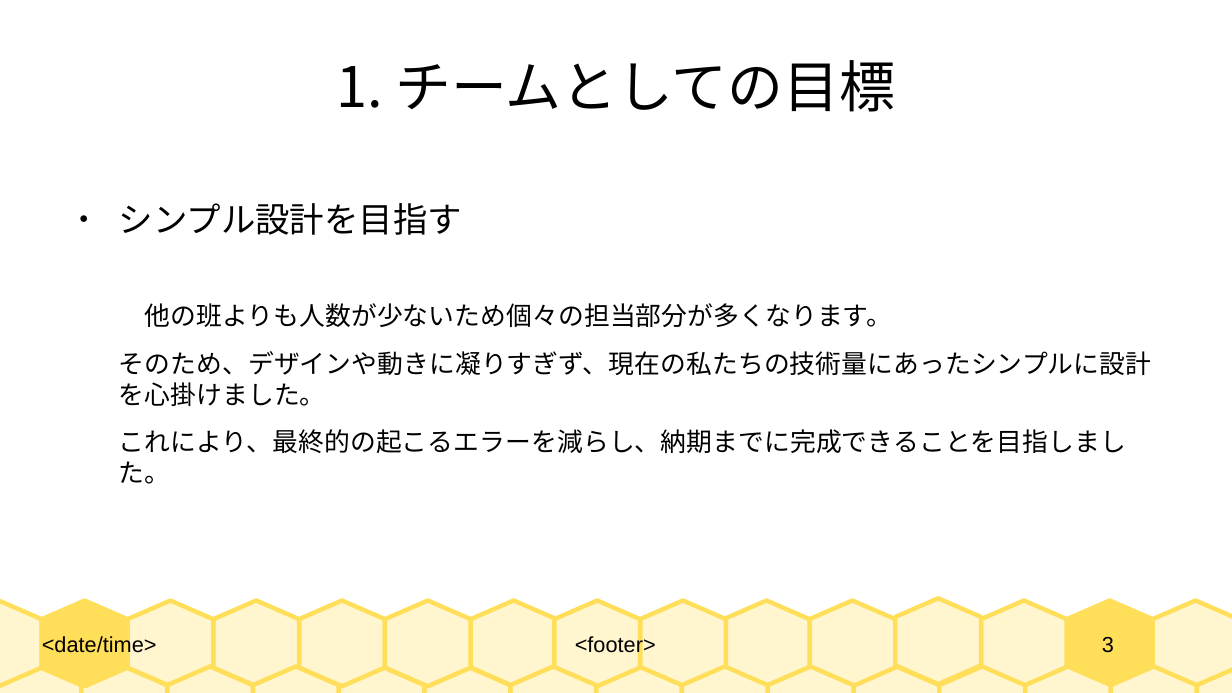
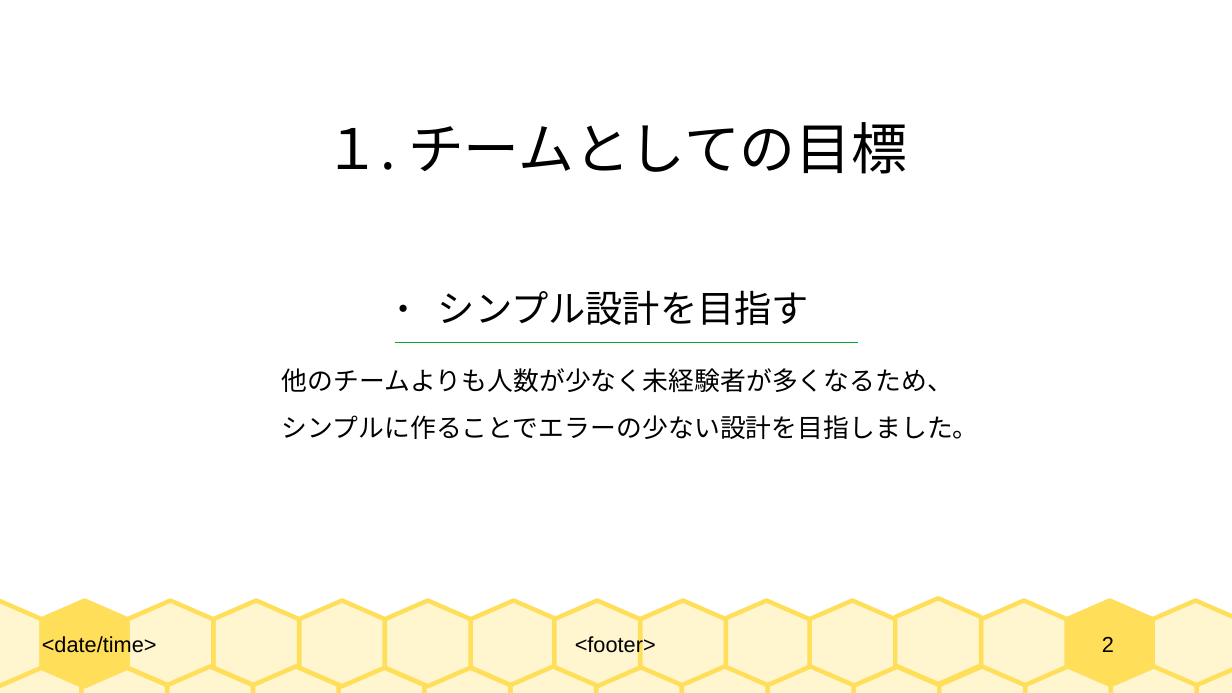
Before and after one commit to 2022java42-student008/LibraryProject, a slide deck: slide 2 of 図書管理システム - コピー.odp (slide 3 before the commit). Drawn at 1232x693 pixels with LibreOffice and Linux fonts; fonts in the diff are those of the drawing. Boxes give left, top, right and bottom in pixels: in the first picture for what was removed or moved away, otherwise in the second. Text is boxed around its words. In the diff, an @@ line names an element or a change of style, - is before the commit and + after.

Commit message:
1040

```diff
--- a/図書管理システム - コピー.odp
+++ b/図書管理システム - コピー.odp
@@ title at (324,122,907,174): text changed @@
-1. チームとしての目標
+１. チームとしての目標
@@ text removed at (119,203,1152,484) @@
-● シンプル設計を目指す
-他の班よりも人数が少ないため個々の担当部分が多くなります。
-そのため、デザインや動きに凝りすぎず、現在の私たちの技術量にあったシンプルに設計を心掛けました。
-これにより、最終的の起こるエラーを減らし、納期までに完成できることを目指しました。
@@ text added at (438,290,809,325), 24 pt, text #000000 @@
+● シンプル設計を目指す
@@ line added from (396, 342) to (859, 342), #00A933 0 pt @@
@@ text added at (282,368,979,439), 16.6 pt, text #000000 @@
+他のチームよりも人数が少なく未経験者が多くなるため、
+シンプルに作ることでエラーの少ない設計を目指しました。
@@ page number at (1102,637,1114,652): text changed @@
-3
+2
```
Also in this commit, not shown: 2 other slides changed, 16 slides added, 1 slide removed.
